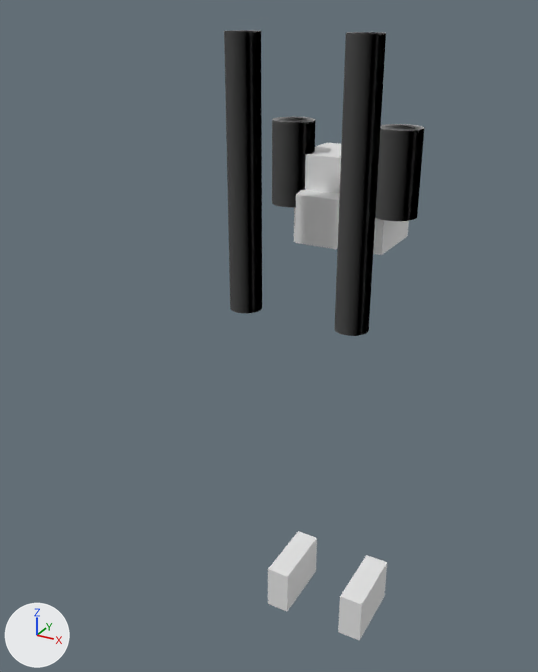
Before and after pictures for a commit that changed the glTF model assets/mecha/models/parts/mission_pack_type_h_artillery.glb.
Rendered twice from a 50 mm lens placed at (83.8, -182.3, 198.9), pointed at (-10.4, -10.9, 113.2). Arrows for +X, +Y and +Z are at lower left; the lights stay in place. The first picture is the older version. Vertices at exactly the same position are counted once.

The first picture shows 'artillery_rack_chassis', 'heel_recoil_spade_l', 'heel_recoil_spade_r', 'mega_cannon_barrel_l', 'mega_cannon_barrel_r', 'mounting_dovetail_plug', 'recoil_compensator_sleeve_l', 'recoil_compensator_sleeve_r'.
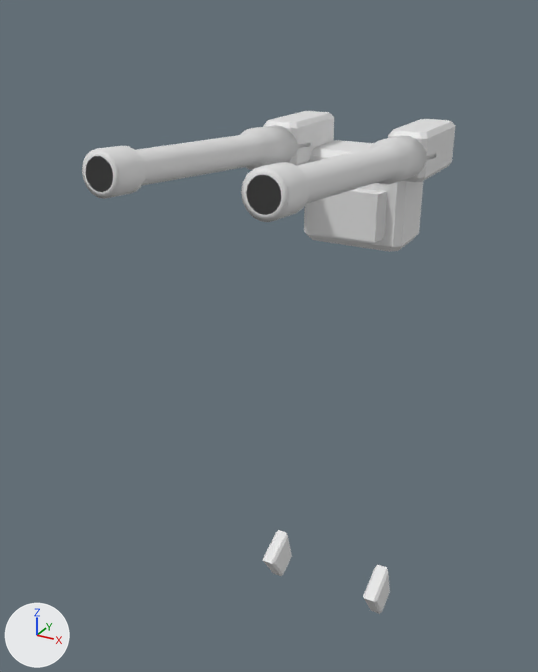
Pixel boxes [x1, y1, x2, y2] of what changed, in the pictures (538 x 672 px):
'mega_cannon_barrel_r', reshaped (272% wider, 71% shorter): before [334, 32, 386, 336]; after [241, 135, 437, 222]
'mega_cannon_barrel_l', reshaped (490% wider, 74% shorter): before [224, 30, 262, 313]; after [82, 125, 311, 199]
'recoil_compensator_sleeve_r', reshaped (33% wider, 35% shorter): before [375, 124, 425, 221]; after [388, 119, 455, 182]
'artillery_rack_chassis', reshaped: before [294, 143, 409, 255]; after [304, 140, 423, 252]
'mounting_dovetail_plug', moved: before [295, 190, 376, 249]; after [312, 188, 387, 242]
'recoil_compensator_sleeve_l', reshaped (60% wider, 39% shorter): before [272, 116, 316, 207]; after [263, 111, 334, 166]
'heel_recoil_spade_l', reshaped (40% narrower, 42% shorter): before [268, 531, 317, 611]; after [263, 530, 292, 576]
'heel_recoil_spade_r', reshaped (44% narrower, 43% shorter): before [338, 555, 387, 641]; after [363, 565, 390, 614]
part 3 of me_mega_cannon_barrel_r, added: after [241, 135, 437, 222]
part 4 of me_mega_cannon_barrel_r, deleted: before [334, 32, 386, 336]
part 7 of me_mega_cannon_barrel_l, added: after [82, 125, 311, 199]
part 8 of me_mega_cannon_barrel_l, deleted: before [224, 30, 262, 313]

Patch to the scene script:
```diff
--- a/assets/mecha/models/parts/mission_pack_type_h_artillery.glb.py
+++ b/assets/mecha/models/parts/mission_pack_type_h_artillery.glb.py
@@ me_mounting_dovetail_plug @@
 # used by ob_mounting_dovetail_plug; location = (0.0, 0.0, 0.0)
-me_mounting_dovetail_plug.from_pydata(...)  # 8 vertices, 12 faces; spans x -12.0..12.0, y 4.0..12.0, z 137.0..151.0
+me_mounting_dovetail_plug.from_pydata(...)  # 8 vertices, 12 faces; spans x -12.0..12.0, y 15.5..23.5, z 137.0..151.0
+# me_mounting_dovetail_plug part 1: the whole mesh is moved by (0.0, 11.5, 0.0)
@@ me_artillery_rack_chassis @@
 # used by ob_artillery_rack_chassis; location = (0.0, 0.0, 0.0)
-me_artillery_rack_chassis.from_pydata(...)  # 8 vertices, 12 faces; spans x -14.0..14.0, y 11.0..33.0, z 135.0..161.0
+me_artillery_rack_chassis.from_pydata(...)  # 34 vertices, 64 faces; spans x -16.0..16.0, y 20.0..40.0, z 133.0..161.0
+# me_artillery_rack_chassis part 2: the whole mesh is rebuilt
@@ me_mega_cannon_barrel_r @@
 # used by ob_mega_cannon_barrel_r; location = (0.0, 0.0, 0.0)
-me_mega_cannon_barrel_r.from_pydata(...)  # 50 vertices, 96 faces; spans x 11.5..20.5, y -18.5..-9.5, z 122.0..194.0
+me_mega_cannon_barrel_r.from_pydata(...)  # 128 vertices, 252 faces; spans x 13.4..24.6, y -66.6..20.3, z 156.8..173.2
+# me_mega_cannon_barrel_r part 3: 128 vertices added at x 13.4..24.6, y -66.6..20.3, z 156.8..173.2
+# me_mega_cannon_barrel_r part 4: 50 vertices removed from x 11.5..20.5, y -18.5..-9.5, z 122.0..194.0
@@ me_mega_cannon_barrel_l @@
 # used by ob_mega_cannon_barrel_l; location = (0.0, 0.0, 0.0)
-me_mega_cannon_barrel_l.from_pydata(...)  # 50 vertices, 96 faces; spans x -20.5..-11.5, y -18.5..-9.5, z 122.0..194.0
+me_mega_cannon_barrel_l.from_pydata(...)  # 128 vertices, 252 faces; spans x -24.6..-13.4, y -66.6..20.3, z 156.8..173.2
+# me_mega_cannon_barrel_l part 7: 128 vertices added at x -24.6..-13.4, y -66.6..20.3, z 156.8..173.2
+# me_mega_cannon_barrel_l part 8: 50 vertices removed from x -20.5..-11.5, y -18.5..-9.5, z 122.0..194.0
@@ me_recoil_compensator_sleeve_r @@
 # used by ob_recoil_compensator_sleeve_r; location = (0.0, 0.0, 0.0)
-me_recoil_compensator_sleeve_r.from_pydata(...)  # 50 vertices, 96 faces; spans x 9.8..22.2, y 7.8..20.2, z 146.0..170.0
+me_recoil_compensator_sleeve_r.from_pydata(...)  # 34 vertices, 64 faces; spans x 13.5..24.5, y 10.0..38.0, z 156.5..169.5
+# me_recoil_compensator_sleeve_r part 5: the whole mesh is rebuilt
@@ me_recoil_compensator_sleeve_l @@
 # used by ob_recoil_compensator_sleeve_l; location = (0.0, 0.0, 0.0)
-me_recoil_compensator_sleeve_l.from_pydata(...)  # 50 vertices, 96 faces; spans x -22.2..-9.8, y 7.8..20.2, z 146.0..170.0
+me_recoil_compensator_sleeve_l.from_pydata(...)  # 34 vertices, 64 faces; spans x -24.5..-13.5, y 10.0..38.0, z 156.5..169.5
+# me_recoil_compensator_sleeve_l part 9: the whole mesh is rebuilt
@@ me_heel_recoil_spade_r @@
 # used by ob_heel_recoil_spade_r; location = (0.0, 0.0, 0.0)
-me_heel_recoil_spade_r.from_pydata(...)  # 8 vertices, 12 faces; spans x 10.0..18.0, y 2.0..26.0, z 0.0..16.0
+me_heel_recoil_spade_r.from_pydata(...)  # 18 vertices, 32 faces; spans x 17.0..22.0, y 4.2..20.1, z 5.1..22.4
+# me_heel_recoil_spade_r part 6: the whole mesh is rebuilt
@@ me_heel_recoil_spade_l @@
 # used by ob_heel_recoil_spade_l; location = (0.0, 0.0, 0.0)
-me_heel_recoil_spade_l.from_pydata(...)  # 8 vertices, 12 faces; spans x -18.0..-10.0, y 2.0..26.0, z 0.0..16.0
+me_heel_recoil_spade_l.from_pydata(...)  # 18 vertices, 32 faces; spans x -22.0..-17.0, y 4.2..20.1, z 5.1..22.4
+# me_heel_recoil_spade_l part 10: the whole mesh is rebuilt
```
